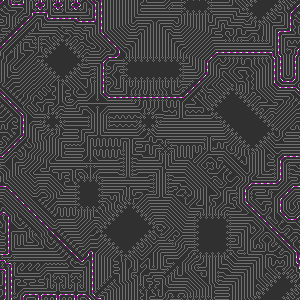
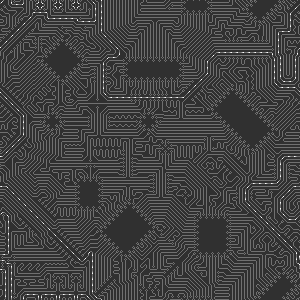
Layers edited between the first and the second 300 × 300 image:
hid "frame 5" over [0, 0, 300, 300]
showed "frame 1" over [0, 0, 300, 300]
hid "path through" over [0, 0, 300, 300]
